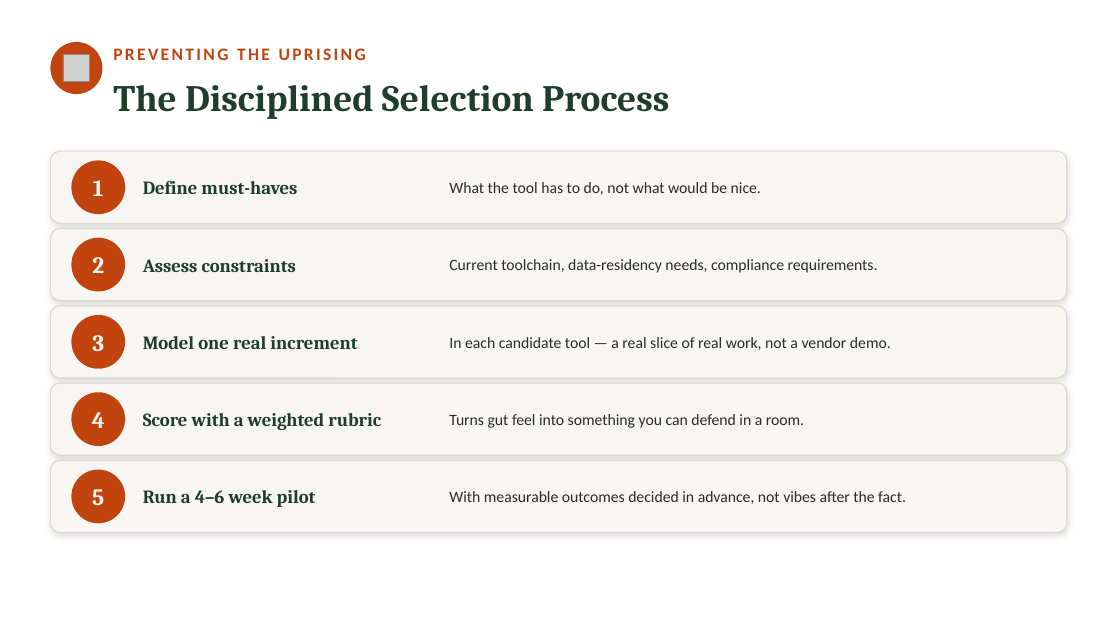
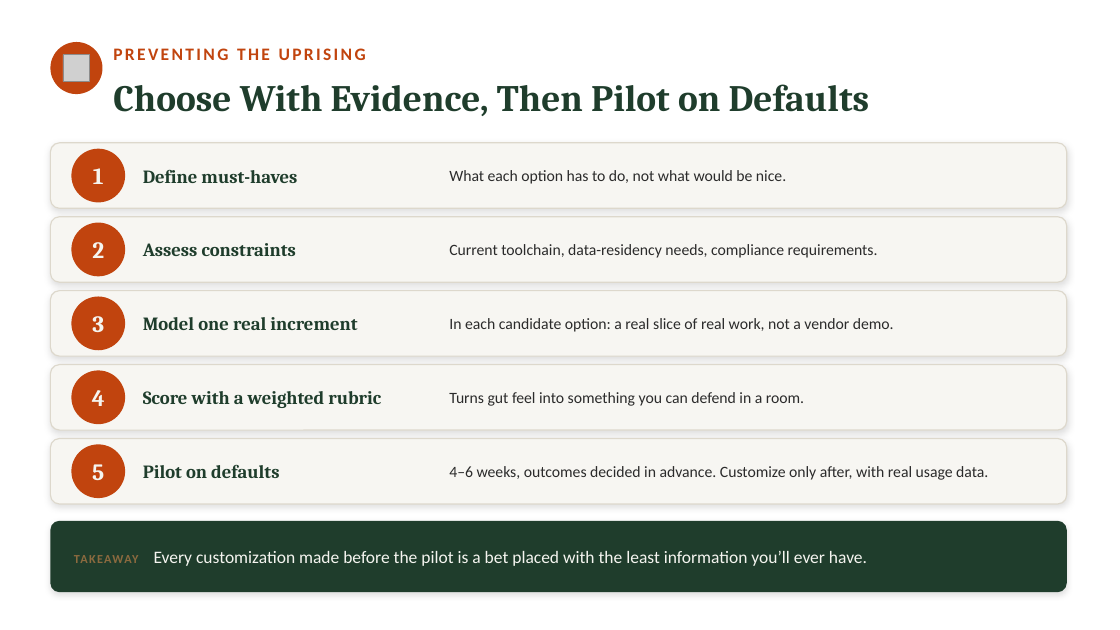
Before and after one commit to neumann1990/Azure_DevOps_To_GitHub, a slide deck: slide 38 of presentation/azure-devops-to-github-the-great-migration-FULL-DECK.pptx (slide 43 before the commit). Drawn at 1120x630 pixels with LibreOffice and Linux fonts; fonts in the diff are those of the drawing; grey boxes stand for pictures. Boxes give left, top, right and bottom in pixels: in the first picture for what was removed or moved away, otherwise in the second. Text is boxed around its words. In the diff, an @@ line names an element or a change of style, - is before the commit and + after.

```diff
--- a/presentation/azure-devops-to-github-the-great-migration-FULL-DECK.pptx
+++ b/presentation/azure-devops-to-github-the-great-migration-FULL-DECK.pptx
@@ text at <box>113,84,870,116</box>: text changed @@
-The Disciplined Selection Process
+Choose With Evidence, Then Pilot on Defaults
@@ rounded rectangle: place and size @@
-rounded rectangle at <box>50,151,1067,223</box>
+rounded rectangle at <box>50,143,1067,208</box>
@@ 2 texts, 1 ellipse: place and size @@
-2 texts, 1 ellipse at <box>71,160,297,214</box>
+2 texts, 1 ellipse at <box>71,149,297,202</box>
@@ text at <box>449,170,786,184</box>: text changed @@
-What the tool has to do, not what would be nice.
+What each option has to do, not what would be nice.
@@ rounded rectangle: place and size @@
-rounded rectangle at <box>50,229,1067,301</box>
+rounded rectangle at <box>50,217,1067,282</box>
@@ 3 texts, 1 ellipse: place and size @@
-3 texts, 1 ellipse at <box>71,238,878,292</box>
+3 texts, 1 ellipse at <box>71,223,878,276</box>
@@ rounded rectangle: place and size @@
-rounded rectangle at <box>50,306,1067,378</box>
+rounded rectangle at <box>50,291,1067,356</box>
@@ text at <box>449,318,894,332</box>: text changed @@
-In each candidate tool — a real slice of real work, not a vendor demo.
+In each candidate option: a real slice of real work, not a vendor demo.
@@ rounded rectangle: place and size @@
-rounded rectangle at <box>50,383,1067,455</box>
+rounded rectangle at <box>50,365,1067,430</box>
@@ 5 texts, 2 ellipses: place and size @@
-5 texts, 2 ellipses at <box>71,315,804,446</box>
+5 texts, 2 ellipses at <box>71,297,804,424</box>
@@ rounded rectangle: place and size @@
-rounded rectangle at <box>50,460,1067,533</box>
+rounded rectangle at <box>50,439,1067,504</box>
@@ text "5": place and size @@
-text "5" at <box>92,489,104,505</box>
+text "5" at <box>92,464,104,480</box>
@@ ellipse: place and size @@
-ellipse at <box>71,470,125,523</box>
+ellipse at <box>71,444,125,498</box>
@@ text at <box>143,465,279,478</box>: text changed @@
-Run a 4–6 week pilot
+Pilot on defaults
@@ text at <box>449,466,988,480</box>: text changed @@
-With measurable outcomes decided in advance, not vibes after the fact.
+4–6 weeks, outcomes decided in advance. Customize only after, with real usage data.
@@ rounded rectangle added at <box>50,521,1067,592</box>, fill #1F3D2C @@
@@ text added at <box>154,551,867,566</box>, 15 pt, text #F5F5F0 @@
+TAKEAWAY Every customization made before the pilot is a bet placed with the least information you’ll ever have.
```
Also in this commit, not shown: 19 other slides changed, 5 slides removed.
